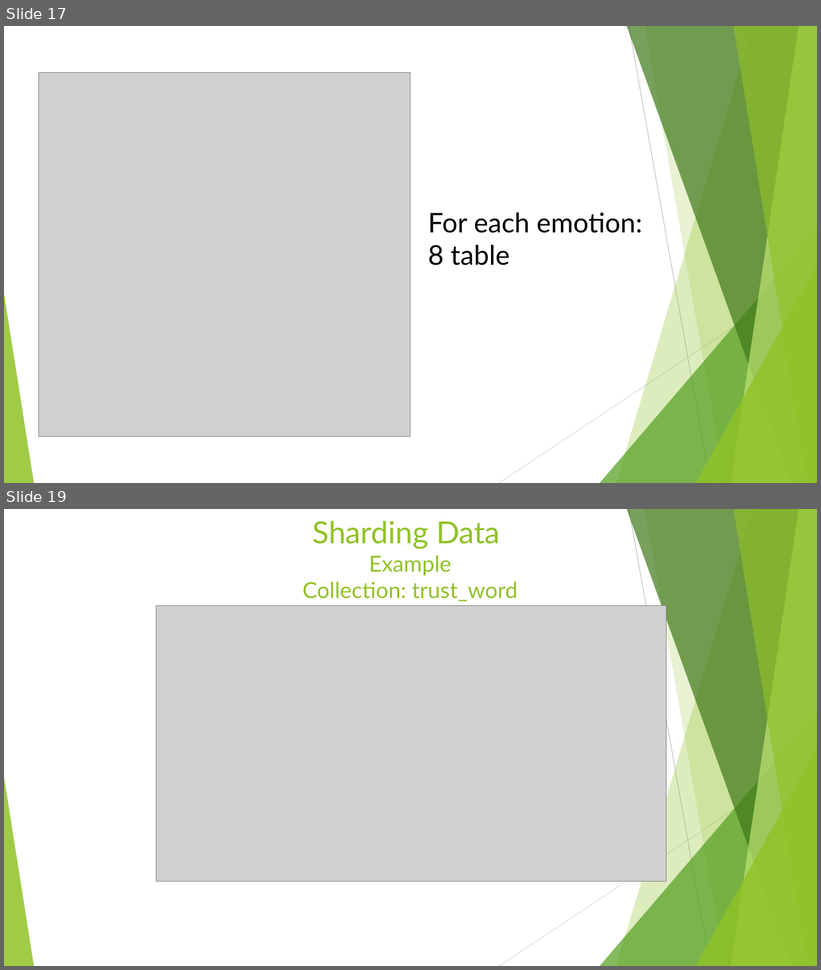
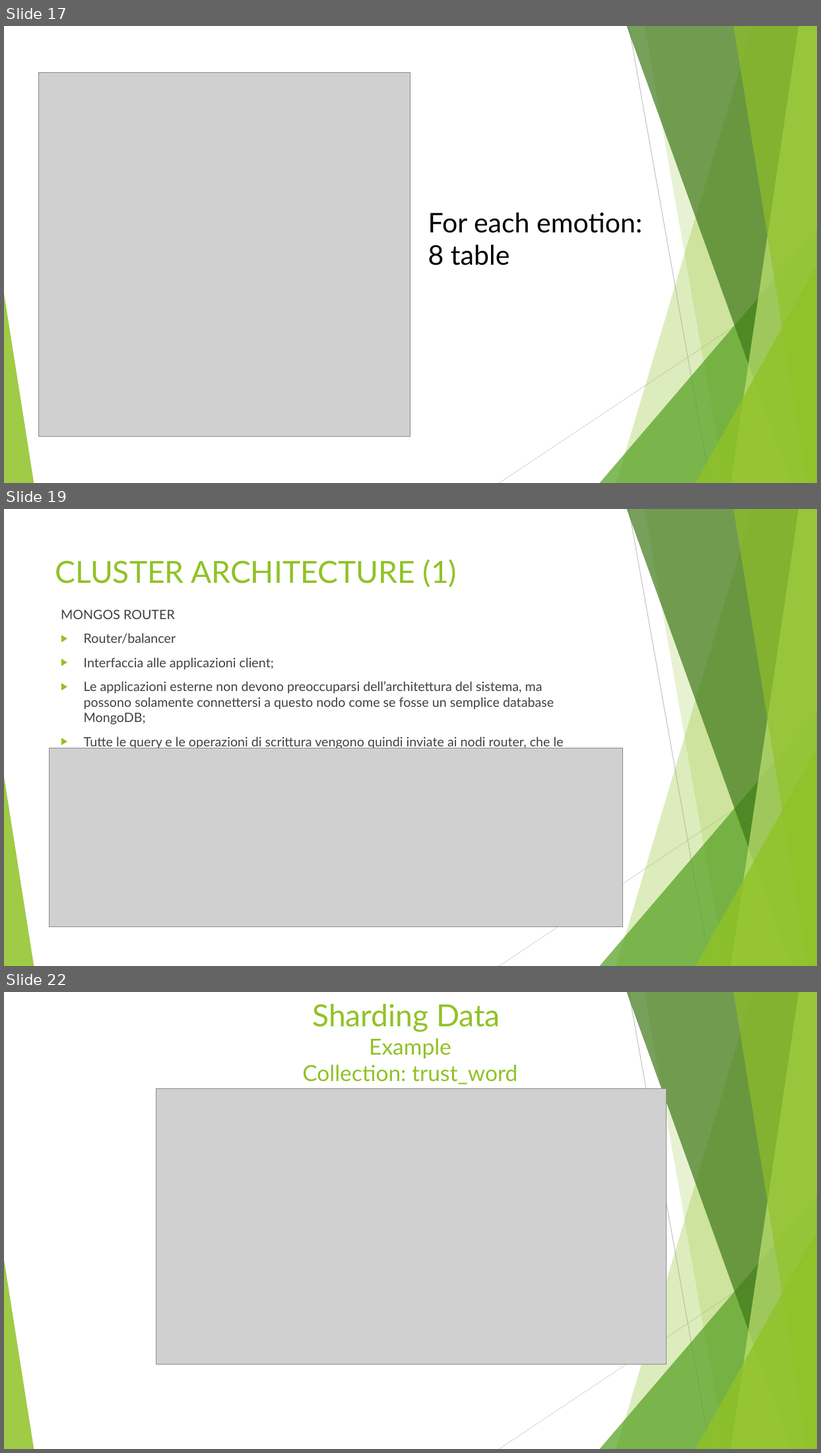
Before and after one commit to lucaMari94/mongodb-sentiment-analysis, a slide deck: silde/slide.pptx. Shown one above the other, each under a label of ours: slides 17 and 19 before the commit, slides 17, 19 and 22 after it; the slides between them are not shown. The pictures are 821x970 and 821x1453 pixels, drawn with LibreOffice and Linux fonts; fonts in the diff are those of the drawing; grey boxes stand for pictures. Boxes give left, top, right and bottom in pixels: in the first picture for what was removed or moved away, otherwise in the second. Text is boxed around its words. In the diff, an @@ line names an element or a change of style, - is before the commit and + after.

```diff
--- a/silde/slide.pptx
+++ b/silde/slide.pptx
@@ slide 19 added at [4,509,817,966], background #FFFFFF; not listed: 10 template elements that a slide beside it also shows @@
@@ title added at [55,559,457,588], 36 pt, text #90C226 @@
+CLUSTER ARCHITECTURE (1)
@@ text added at [61,610,564,750], 15.3 pt, text #404040 @@
+MONGOS ROUTER
+▶ Router/balancer
+▶ Interfaccia alle applicazioni client;
+▶ Le applicazioni esterne non devono preoccuparsi dell’architettura del sistema, ma possono solamente connettersi a questo nodo come se fosse un semplice database MongoDB;
+▶ Tutte le query e le operazioni di scrittura vengono quindi inviate ai nodi router, che le smistano al cluster.
@@ picture added at [49,748,622,927] @@
@@ what was slide 19 is now slide 22 @@
```
Also in this commit, not shown: 2 slides changed, 5 other slides added, 1 slide removed, 7 other files.
